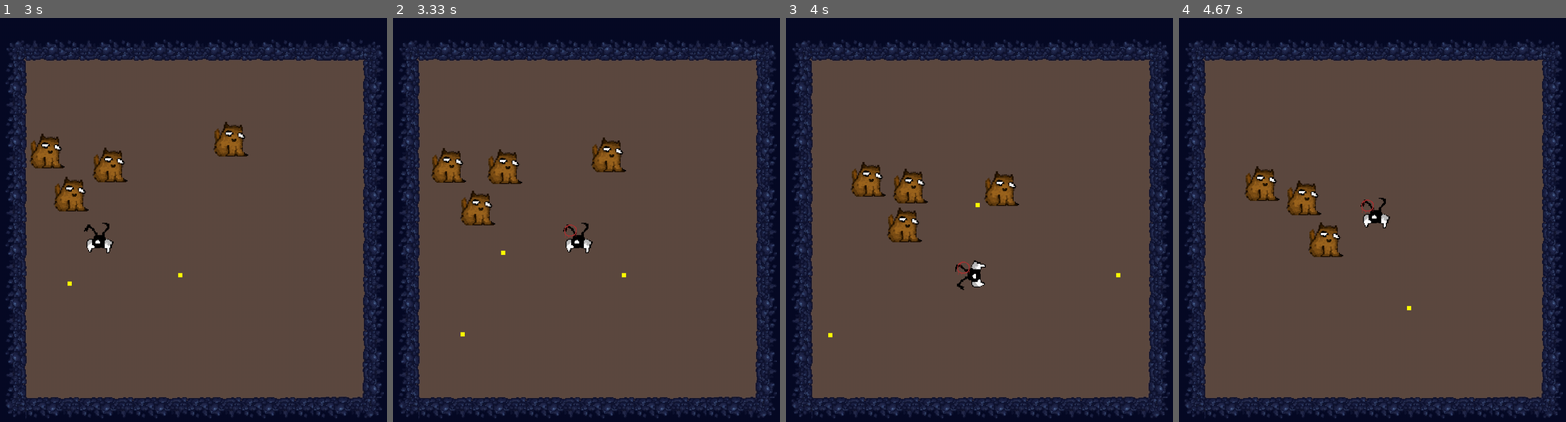
Above: before the commit, frames 1-4 (left to right).
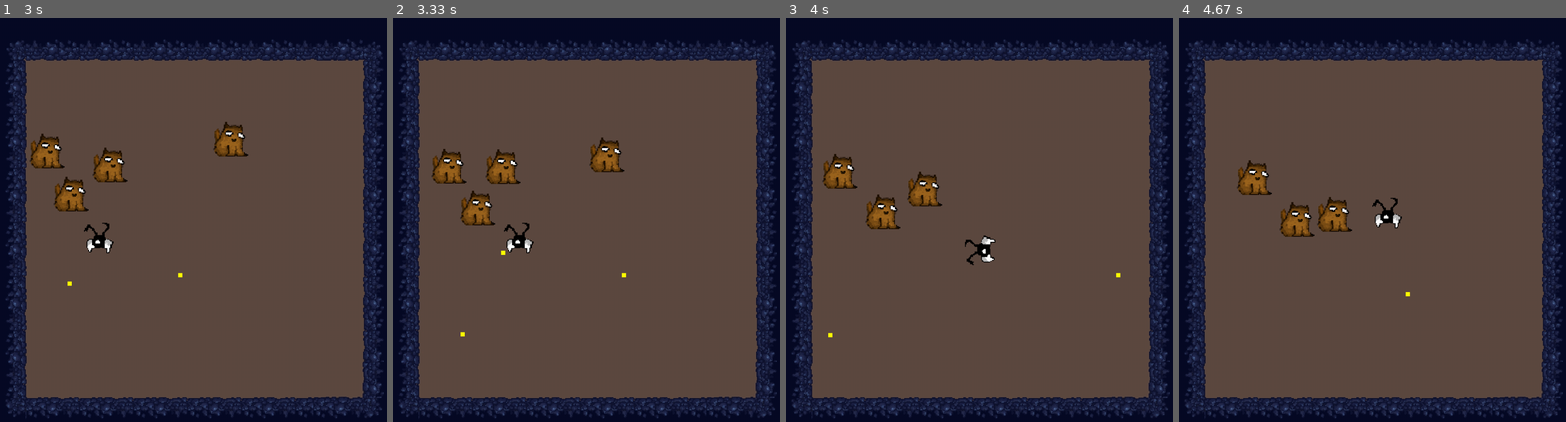
Above: after the commit, the same moments.

Repository: PouchyCorp/Pygame-TD
Game: pygame game, started from main.py
The game is run twice, just before and just after one commit, with the same random seed, the same clock (stepped at 60 frames per second) and the same inputs.
Inputs (mouse positions are in pixels of both pictures, inside the frame that each line leads up to):
- Up to frame 1 (3 s): hold Space 0.33-0.87 s; hold Left 0.33-0.87 s; move the mouse to (185, 280) at 0.37 s; hold Left 0.9-1.43 s; move the mouse to (247, 114) at 0.93 s; hold Down 1.47-1.77 s; move the mouse to (119, 329) at 1.5 s; hold Left 1.8-2.2 s; move the mouse to (212, 280) at 1.83 s; hold Up 2.23-2.6 s; move the mouse to (85, 357) at 2.27 s; hold Right from 2.63 s (still down); move the mouse to (58, 288) at 2.67 s
- Up to frame 2 (3.33 s): release Right at 3.27 s; tap Space at 3.3 s
- Up to frame 3 (4 s): hold Down from 3.63 s (still down); move the mouse to (983, 98) at 3.67 s; tap Space at 3.7 s
- Up to frame 4 (4.67 s): release Down at 4 s; hold Left 4.03-4.5 s; move the mouse to (1531, 373) at 4.07 s; tap Space at 4.1, 4.4, 4.6 s; hold Right from 4.53 s (still down); move the mouse to (1256, 167) at 4.57 s

Frame 1 is identical in both runs. In frame 2, 1.3% of the frame differs, in the area x 9-61%, y 29-59%; in frame 3, 4.0%, in the area x 9-61%, y 33-68%; in frame 4, 3.1%.

Commit message:
removed dash

Diff:
--- a/main.py
+++ b/main.py
@@ -109,14 +109,15 @@
                 movDir[1] = -1
 
         # DASH :3
-        if keys[pygame.K_SPACE] and can_dash:
-            if pygame.time.get_ticks() - last_dash_time >= cooldown * 1000 and 0 < self.x + movDir[0] * self.vel * dash_distance < WIDTH and 0 < self.y + movDir[1] * self.vel * dash_distance < HEIGHT:
-                self.x += movDir[0] * self.vel * dash_distance
-                self.y += movDir[1] * self.vel * dash_distance
-                last_dash_time = pygame.time.get_ticks()
-                can_dash = False
-            else:
-                can_dash = True
+        if False:
+            if keys[pygame.K_SPACE] and can_dash:
+                if pygame.time.get_ticks() - last_dash_time >= cooldown * 1000 and 0 < self.x + movDir[0] * self.vel * dash_distance < WIDTH and 0 < self.y + movDir[1] * self.vel * dash_distance < HEIGHT:
+                    self.x += movDir[0] * self.vel * dash_distance
+                    self.y += movDir[1] * self.vel * dash_distance
+                    last_dash_time = pygame.time.get_ticks()
+                    can_dash = False
+                else:
+                    can_dash = True
 
 
     def orientation(self, movDir):
